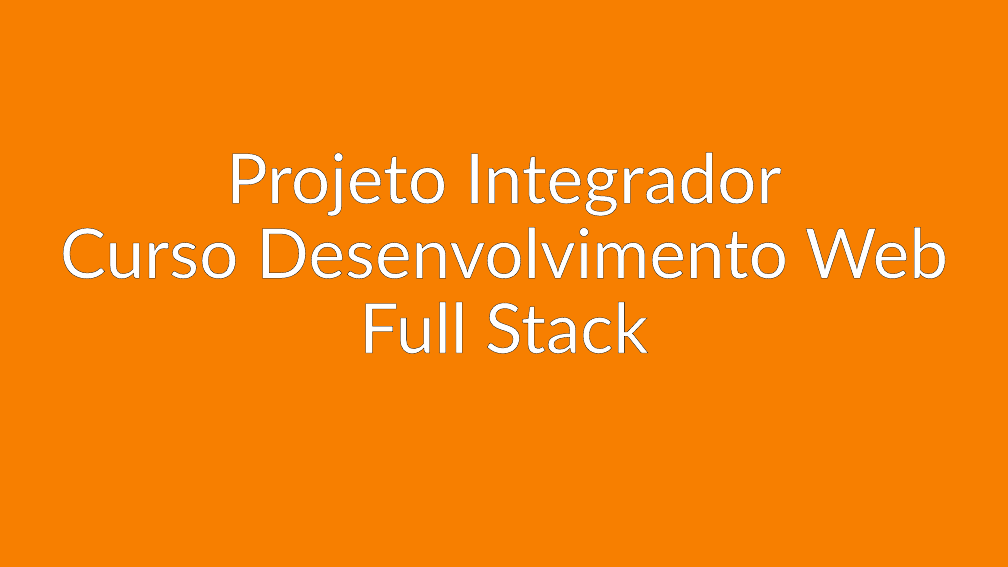
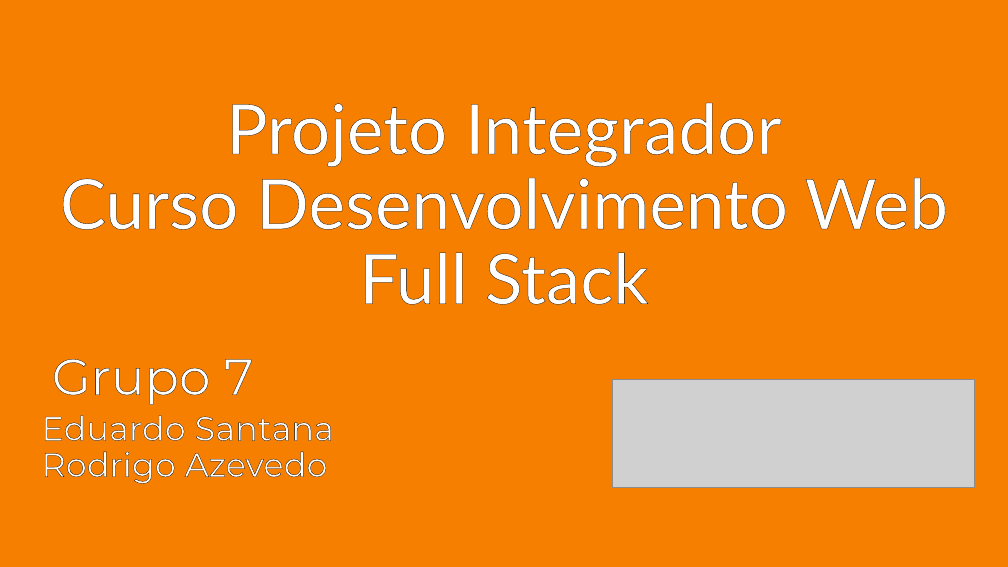
Before and after one commit to RodrigoPegasano/desapetech, a slide deck: slide 1 of apresentacao.pptx. Drawn at 1008x567 pixels with LibreOffice and Linux fonts; fonts in the diff are those of the drawing; grey boxes stand for pictures. Boxes give left, top, right and bottom in pixels: in the first picture for what was removed or moved away, otherwise in the second. Text is boxed around its words. In the diff, an @@ line names an element or a change of style, - is before the commit and + after.

```diff
--- a/apresentacao.pptx
+++ b/apresentacao.pptx
@@ title "Projeto Integrador Curso Desenvolvimento Web ...": place and size @@
-title "Projeto Integrador Curso Desenvolvimento Web ..." at (60,152,948,354)
+title "Projeto Integrador Curso Desenvolvimento Web ..." at (60,103,948,305)
@@ text added at (52,359,254,405), 48 pt, text #FFFFFF @@
+Grupo 7
@@ picture added at (613,380,975,488) @@
@@ text added at (41,415,334,484), 32 pt, text #FFFFFF @@
+Eduardo Santana
+Rodrigo Azevedo
```
Also in this commit, not shown: 1 slide added, 4 other files.
